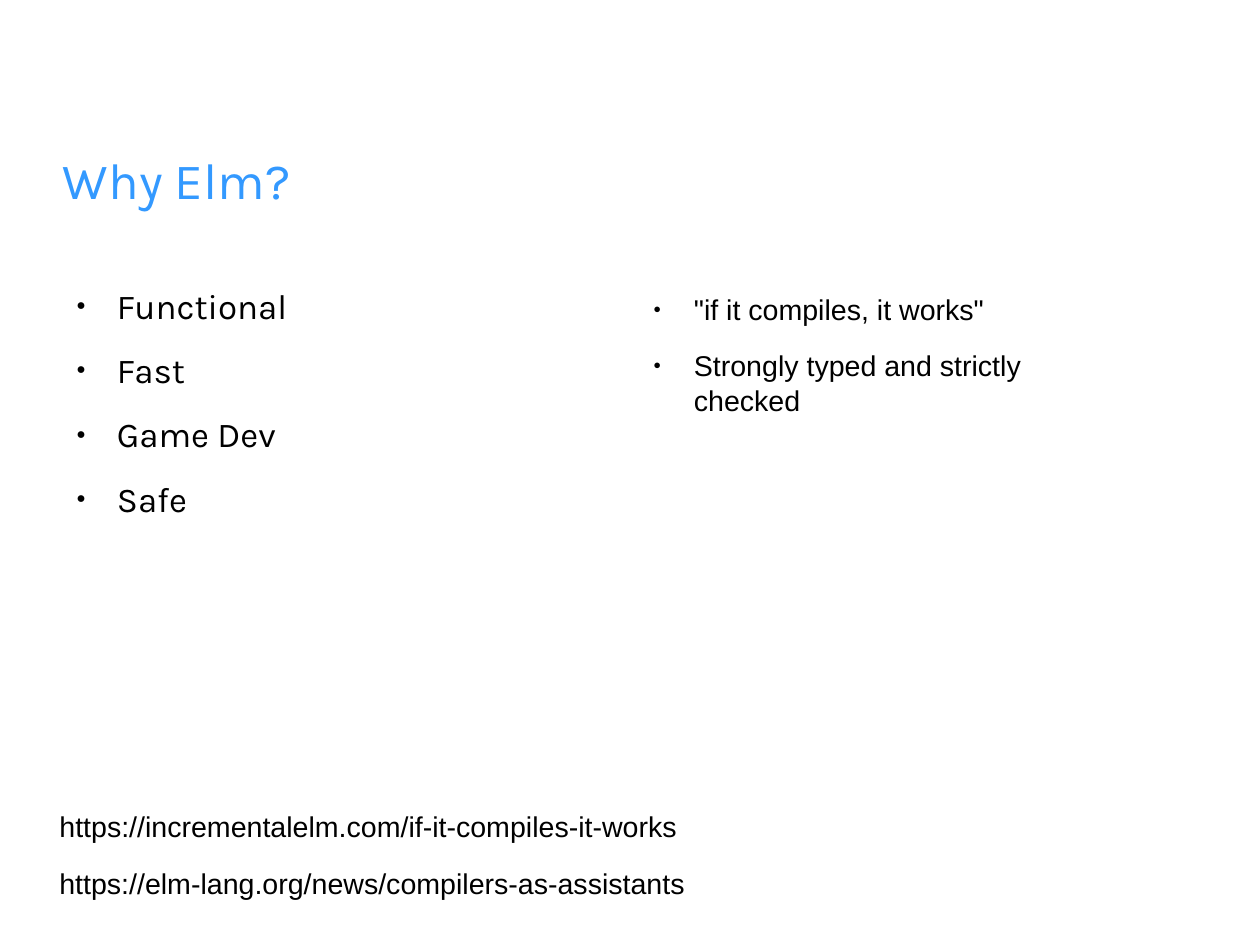
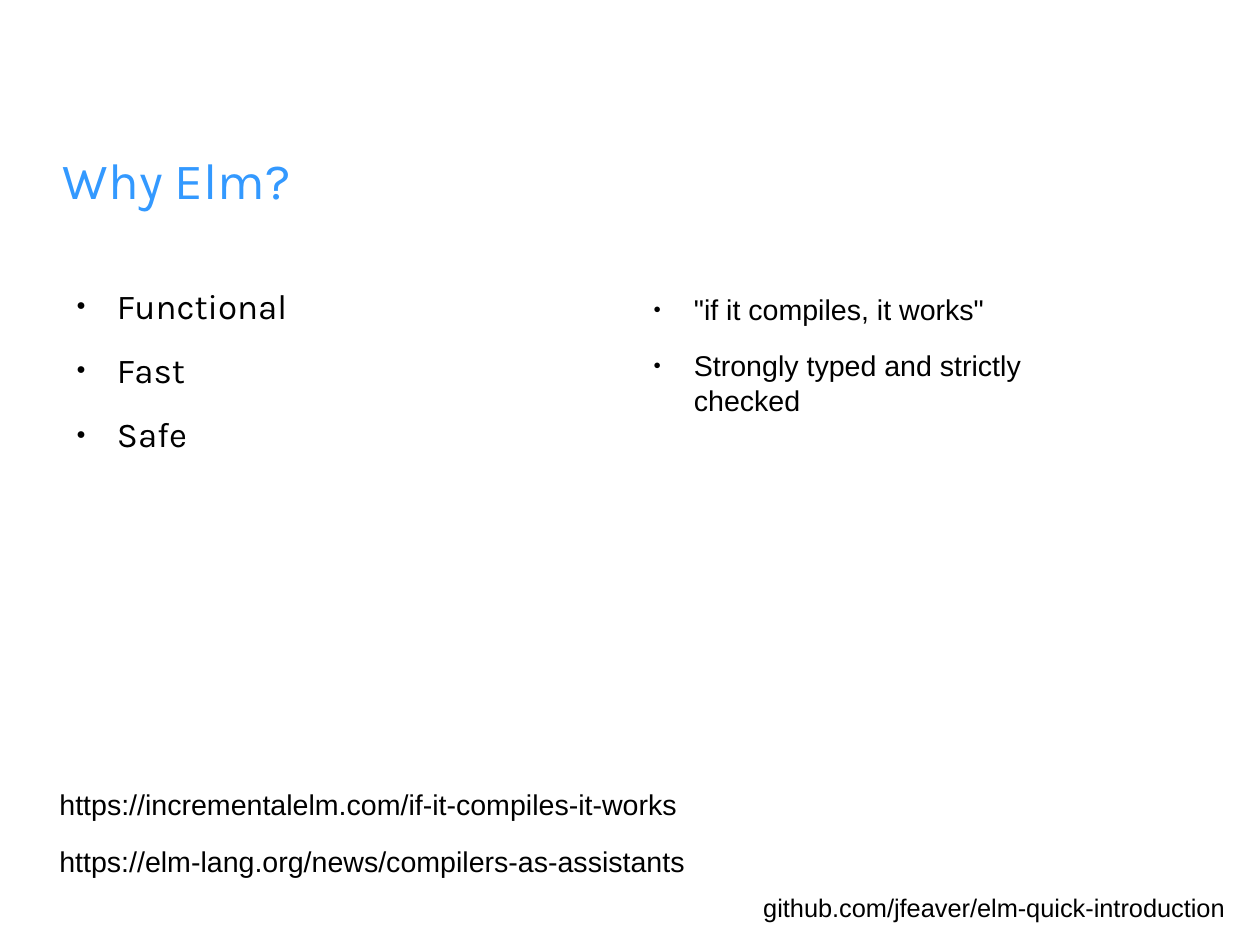
Before and after one commit to jfeaver/elm-quick-introduction, a slide deck: slide 7 of elm-intro.odp. Drawn at 1260x945 pixels with LibreOffice and Linux fonts; fonts in the diff are those of the drawing; background and template pictures are left out. Boxes give left, top, right and bottom in pixels: in the first picture for what was removed or moved away, otherwise in the second. Text is boxed around its words. In the diff, an @@ line names an element or a change of style, - is before the commit and + after.

```diff
--- a/elm-intro.odp
+++ b/elm-intro.odp
@@ text at (117,424,275,448): paragraph removed @@
-● Game Dev
@@ text "https://incrementalelm.com/if-it-compiles-it-works": place and size @@
-text "https://incrementalelm.com/if-it-compiles-it-works" at (59,816,676,843)
+text "https://incrementalelm.com/if-it-compiles-it-works" at (59,794,676,820)
@@ text "https://elm-lang.org/news/compilers-as-assistants": place and size @@
-text "https://elm-lang.org/news/compilers-as-assistants" at (59,873,684,900)
+text "https://elm-lang.org/news/compilers-as-assistants" at (59,851,684,878)
@@ text added at (763,898,1224,923), 16 pt, text #000000 @@
+github.com/jfeaver/elm-quick-introduction
```
Also in this commit, not shown: 10 other slides changed, 7 slides added, 3 slides removed, 2 other files.
